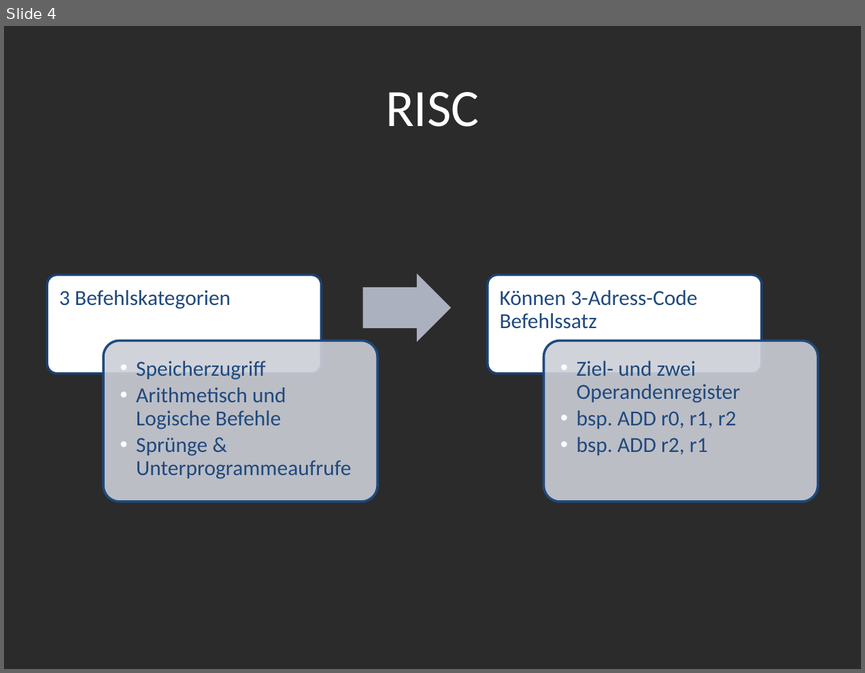
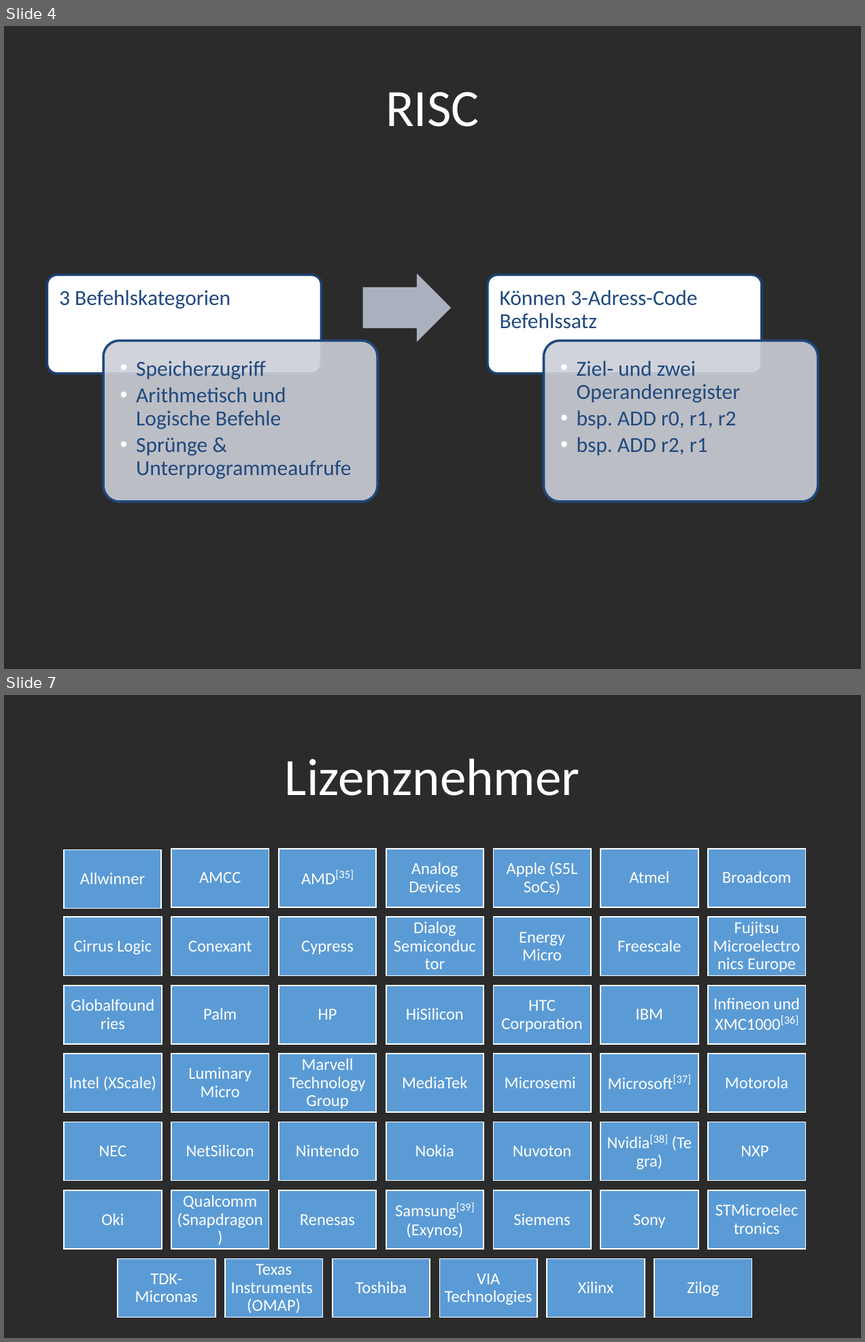
Before and after one commit to sewpalu/Compendia, a slide deck: doc/ARM-Prozessoren.odp. Shown one above the other, each under a label of ours: slide 4 before the commit, slides 4 and 7 after it; the slides between them are not shown. The pictures are 865x673 and 865x1342 pixels, drawn with LibreOffice and Linux fonts; fonts in the diff are those of the drawing; background and template pictures are left out; a plain dark background stands for a picture behind light text. Boxes give left, top, right and bottom in pixels: in the first picture for what was removed or moved away, otherwise in the second. Text is boxed around its words. In the diff, an @@ line names an element or a change of style, - is before the commit and + after.

```diff
--- a/doc/ARM-Prozessoren.odp
+++ b/doc/ARM-Prozessoren.odp
@@ slide 7 added at [4, 695, 861, 1338], background picture (left out) @@
@@ title added at [285, 758, 579, 796], 44 pt, text #FFFFFF @@
+Lizenznehmer
@@ group added at [64, 849, 805, 1317]: 48 freeform shapes @@
+Allwinner
+AMCC
+AMD[35]
+Analog Devices
+Apple (S5L SoCs)
+Atmel
+Broadcom
+Cirrus Logic
+Conexant
+Cypress
+Dialog Semiconductor
+Energy Micro
+Freescale
+Fujitsu Microelectronics Europe
+Globalfoundries
+Palm
+HP
+HiSilicon
+HTC Corporation
+IBM
+Infineon und XMC1000[36]
+Intel (XScale)
+Luminary Micro
+Marvell Technology Group
+MediaTek
+Microsemi
+Microsoft[37]
+Motorola
+NEC
+NetSilicon
+Nintendo
+Nokia
+Nuvoton
+Nvidia[38] (Tegra)
+NXP
+Oki
+Qualcomm (Snapdragon)
+Renesas
+Samsung[39](Exynos)
+Siemens
+Sony
+STMicroelectronics
+TDK-Micronas
+Texas Instruments (OMAP)
+Toshiba
+VIA Technologies
+Xilinx
+Zilog
```
Also in this commit, not shown: 3 other slides added, 1 slide removed.
